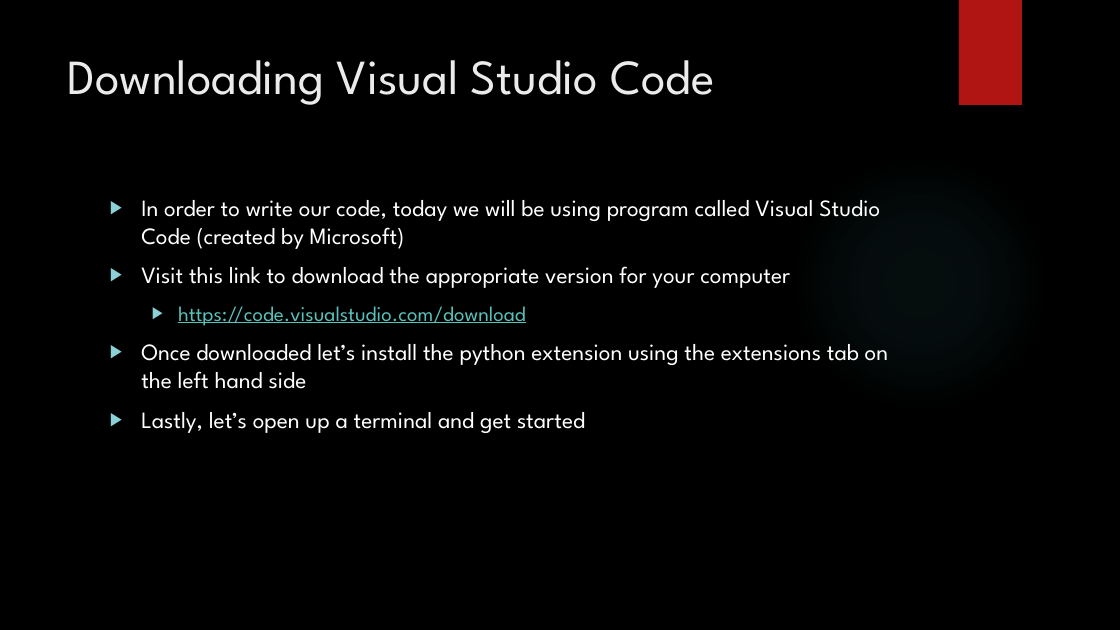
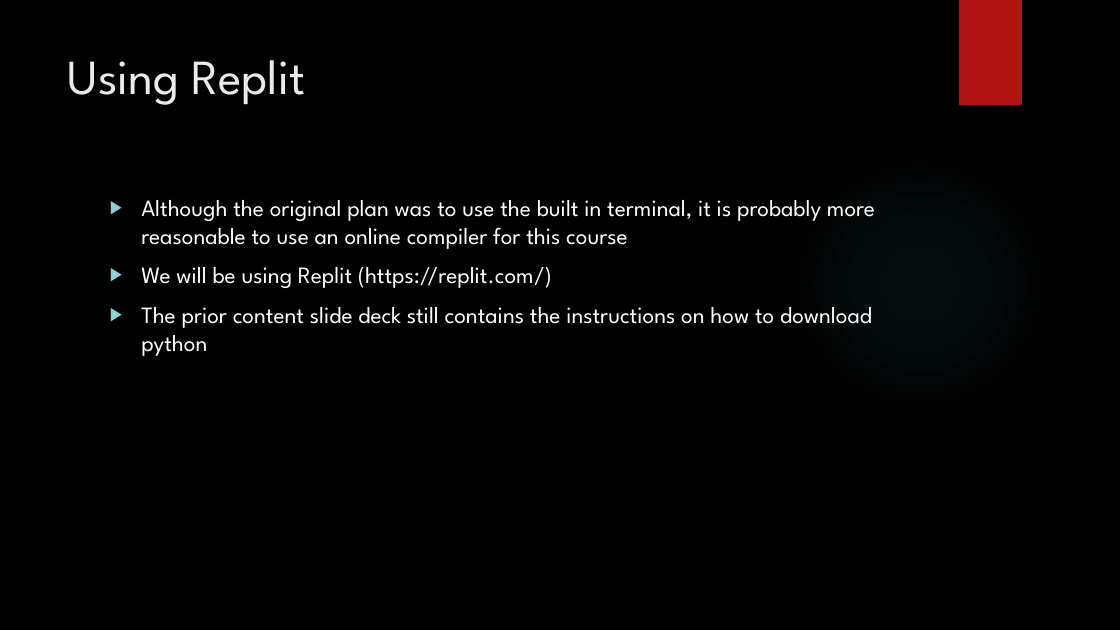
Before and after one commit to siddbose97/Telegram_Workshop, a slide deck: slide 6 of Second Python Course.pptx (slide 8 before the commit). Drawn at 1120x630 pixels with LibreOffice and Linux fonts; fonts in the diff are those of the drawing; background and template pictures are left out. Boxes give left, top, right and bottom in pixels: in the first picture for what was removed or moved away, otherwise in the second. Text is boxed around its words. In the diff, an @@ line names an element or a change of style, - is before the commit and + after.

Commit message:
edited slides

```diff
--- a/Second Python Course.pptx
+++ b/Second Python Course.pptx
@@ title at bbox=[68, 60, 306, 105]: text changed @@
-Downloading Visual Studio Code
+Using Replit
@@ text at bbox=[141, 200, 875, 356]: text changed @@
-▶ In order to write our code, today we will be using program called Visual Studio Code (created by Microsoft)
-▶ Visit this link to download the appropriate version for your computer
-  ▶ https://code.visualstudio.com/download
-▶ Once downloaded let’s install the python extension using the extensions tab on the left hand side
-▶ Lastly, let’s open up a terminal and get started
+▶ Although the original plan was to use the built in terminal, it is probably more reasonable to use an online compiler for this course
+▶ We will be using Replit (https://replit.com/)
+▶ The prior content slide deck still contains the instructions on how to download python
```
Also in this commit, not shown: 29 other slides changed, 1 slide added, 8 slides removed, 3 other files.
